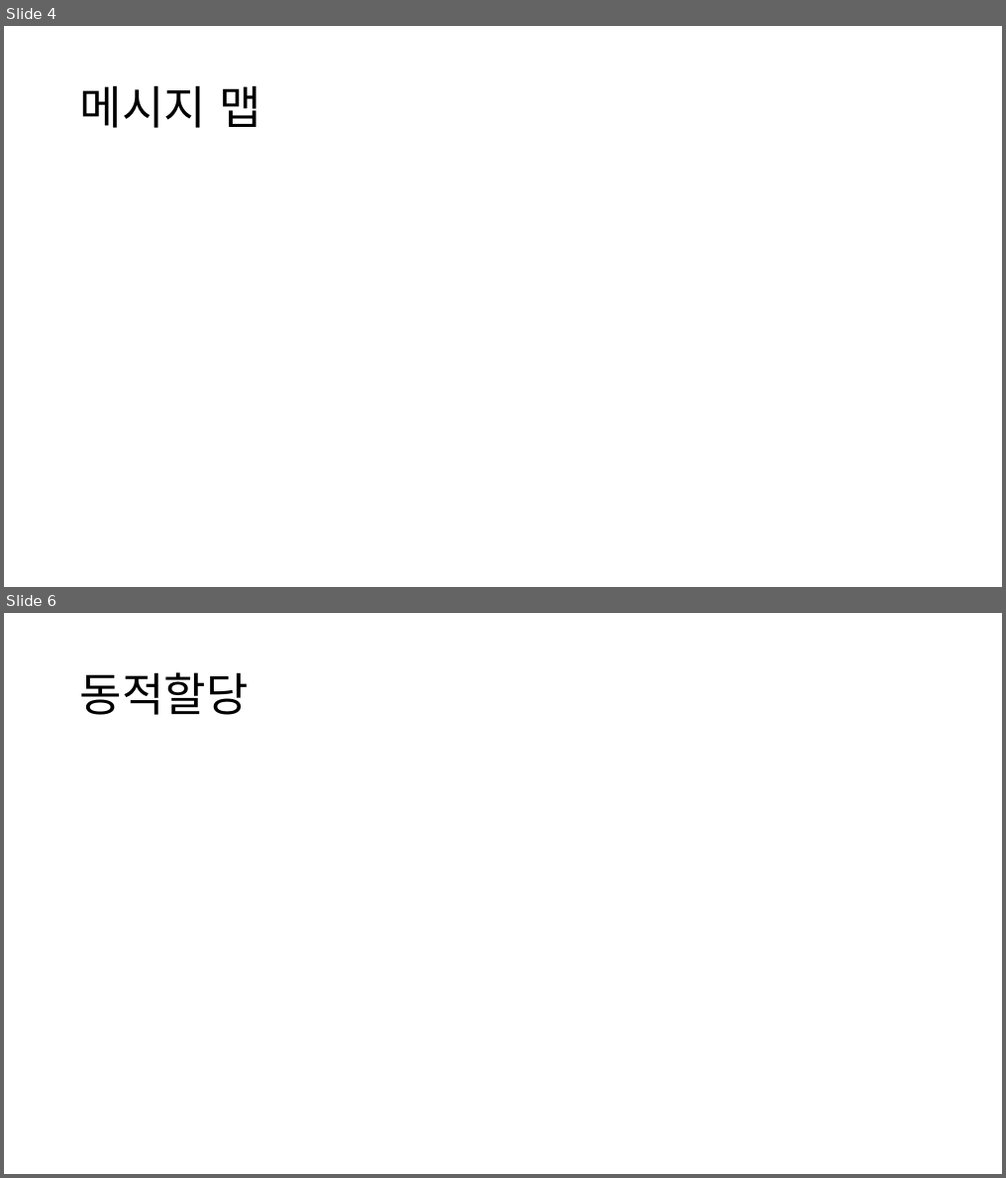
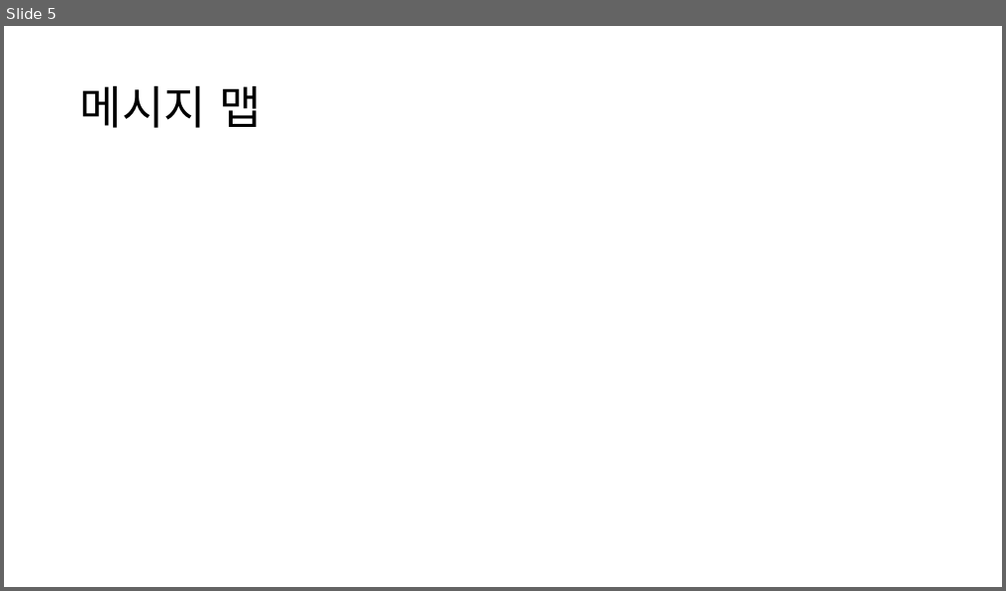
Before and after one commit to NSJ-student/context-switching, a slide deck: document/context switching.pptx. Shown one above the other, each under a label of ours: slides 4 and 6 before the commit, slide 5 after it; the slides between them are not shown. The pictures are 1006x1178 and 1006x591 pixels, drawn with LibreOffice and Linux fonts; fonts in the diff are those of the drawing. Boxes give left, top, right and bottom in pixels: in the first picture for what was removed or moved away, otherwise in the second. Text is boxed around its words. In the diff, an @@ line names an element or a change of style, - is before the commit and + after.

```diff
--- a/document/context switching.pptx
+++ b/document/context switching.pptx
@@ slide 6 removed at bbox=[4, 613, 1002, 1174], background #FFFFFF @@
@@ title removed at bbox=[80, 672, 249, 715] @@
-동적할당
@@ what was slide 4 is now slide 5 @@
```
Also in this commit, not shown: 2 slides changed, 7 slides added, 1 other slide removed, 1 other file.
